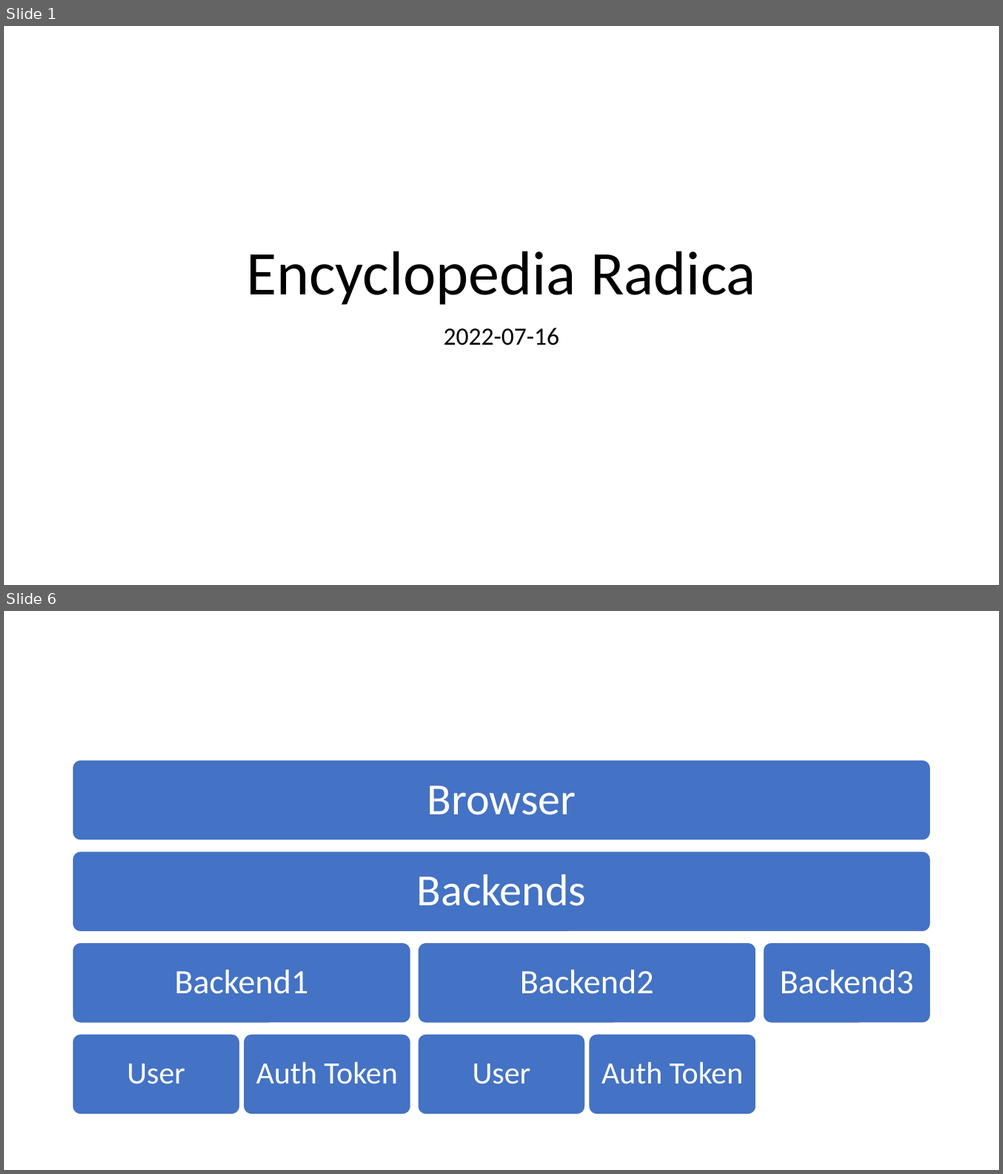
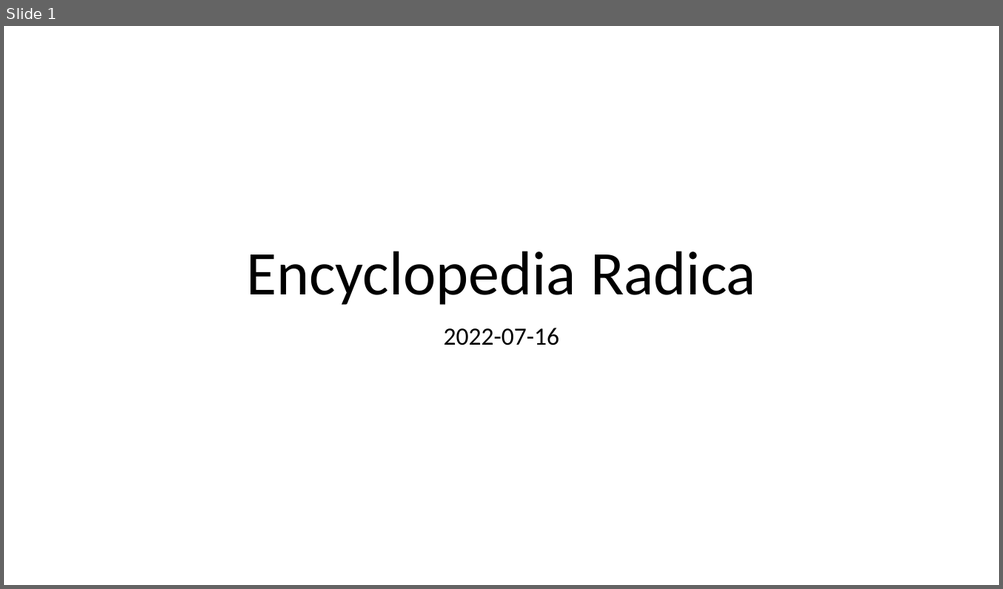
Before and after one commit to raddest-ca/encyclopedia-radica, a slide deck: radica.pptx. Shown one above the other, each under a label of ours: slides 1 and 6 before the commit, slide 1 after it; the slides between them are not shown. The pictures are 1003x1174 and 1003x589 pixels, drawn with LibreOffice and Linux fonts; fonts in the diff are those of the drawing. Boxes give left, top, right and bottom in pixels: in the first picture for what was removed or moved away, otherwise in the second. Text is boxed around its words. In the diff, an @@ line names an element or a change of style, - is before the commit and + after.

```diff
--- a/radica.pptx
+++ b/radica.pptx
@@ slide 6 removed at (4,611,999,1170), background #FFFFFF @@
@@ group removed at (73,760,930,1115): 9 rounded rectangles, 9 texts @@
-Browser
-Backends
-Backend1
-User
-Auth Token
-Backend2
-User
-Auth Token
-Backend3
```
Also in this commit, not shown: 1 slide added, 5 other slides removed.
